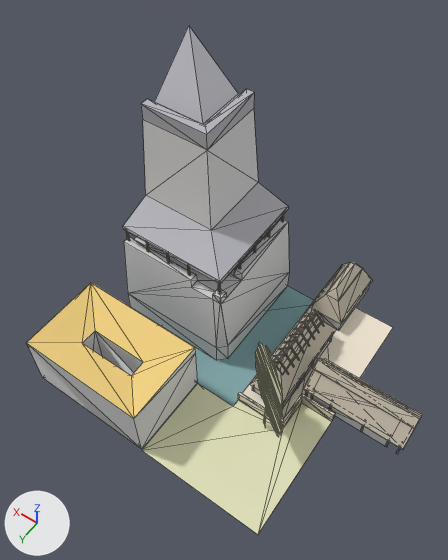
An edit to the OBJ model assets/stl_export/w2c1.obj, drawn before and after from the same camera.
Rendered twice from a camera (50 mm lens) standing at (-22.8, 31.7, 63.9) and looking at (-0.1, -0.1, 14.0). Arrows for +X, +Y and +Z are at lower left; the lights stay in place. The first picture is the older version. Mesh edges are drawn as thin lines. Where no turn or scale is listed for an object, it has been applied to the vertices. Vertices at exactly the same position are counted once.

Objects in the first picture: 'w2c1'.
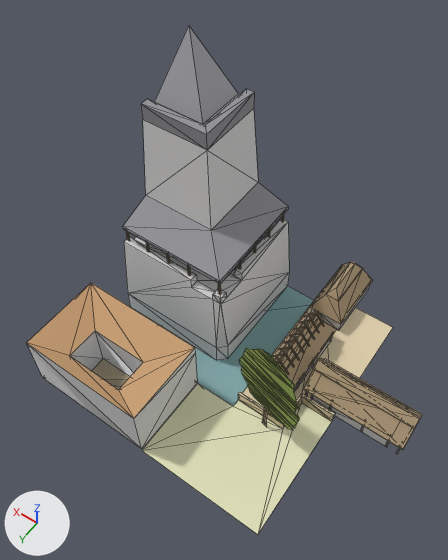
Changed parts and their boxes (x1, y1, x2, y2) in the pictures (448 x 560 px; the box of a moved part takes in the faces that stretch with it):
'w2c1', recoloured, reshaped: (27, 26, 422, 534) in both
part 1 of me_w2c1, moved or reshaped: before (27, 283, 335, 534); after (27, 283, 393, 534)
part 2 of me_w2c1, moved or reshaped (not visible afterwards): before (327, 307, 393, 417)
part 3 of me_w2c1, recoloured: before (301, 396, 331, 421)
part 4 of me_w2c1, recoloured: before (261, 390, 278, 436); after (301, 396, 331, 421)
part 5 of me_w2c1, recoloured: before (255, 342, 283, 433); after (240, 349, 298, 430)

What the commit changed:
Material 'castleRoof' (mat_castleroof) changes colour from grey #b7b7bd to grey #949499; in linear values from (0.471, 0.471, 0.51) to (0.294, 0.294, 0.318).
Material 'straw' (mat_straw) changes colour from light grey #c7bead to beige #b29c7d; in linear values from (0.569, 0.514, 0.42) to (0.447, 0.333, 0.204).
Material 'cortyard' (mat_cortyard) changes colour from pale yellow #f1e6d3 to beige #e2d1af; in linear values from (0.878, 0.792, 0.651) to (0.757, 0.639, 0.427).
Material 'Material' (mat_material) changes colour from yellow #f1d182 to brown #c89f74; in linear values from (0.878, 0.639, 0.224) to (0.577, 0.349, 0.176).
Material 'tree' (mat_tree) is new.
Its base color is (0.294, 0.4, 0.0902) (green #94aa55).
Its roughness is 1.0.
me_w2c1 has 668 vertices, 1001 faces and spans x -22.8..15.0, y -18.5..15.0, z -3.0..29.6.
me_w2c1 is used by ob_w2c1; location (0.0, 0.0, 0.0).
me_w2c1 part 1: 81 of 668 vertices moved; they spanned x -15.0..11.0, y -0.2..11.0, z -0.3..14.4 and now span x -15.0..15.0, y -15.0..13.0, z -3.0..14.4; mean shift (0.2, -0.5, -0.1); largest move (-9.4, 5.2, 3.9) -> (15.0, -15.0, -3.0).
Part 2, on me_w2c1:
Vertex 599 of me_w2c1 moves from (-15.0, -15.0, 0.0) at pixel (393, 327) to (-9.2, 5.0, 3.9) at pixel (266, 408).
me_w2c1 part 3: 1 face spanning x -9.4..-9.0, y 4.9..5.0, z 1.8..3.1 switches from mat_cortyard (pale yellow #f1e6d3) to mat_straw (beige #b29c7d).
me_w2c1 part 4: 2 faces spanning x -15.0..-10.7, y -0.2..3.7, z -0.3..1.2 switch from mat_w (beige #e2e2bc) to mat_cortyard (beige #e2d1af).
me_w2c1 part 5: 21 faces spanning x -13.4..-4.9, y 3.8..6.0, z 3.7..14.4 switch from mat_w (beige #e2e2bc) to mat_tree (green #94aa55).
